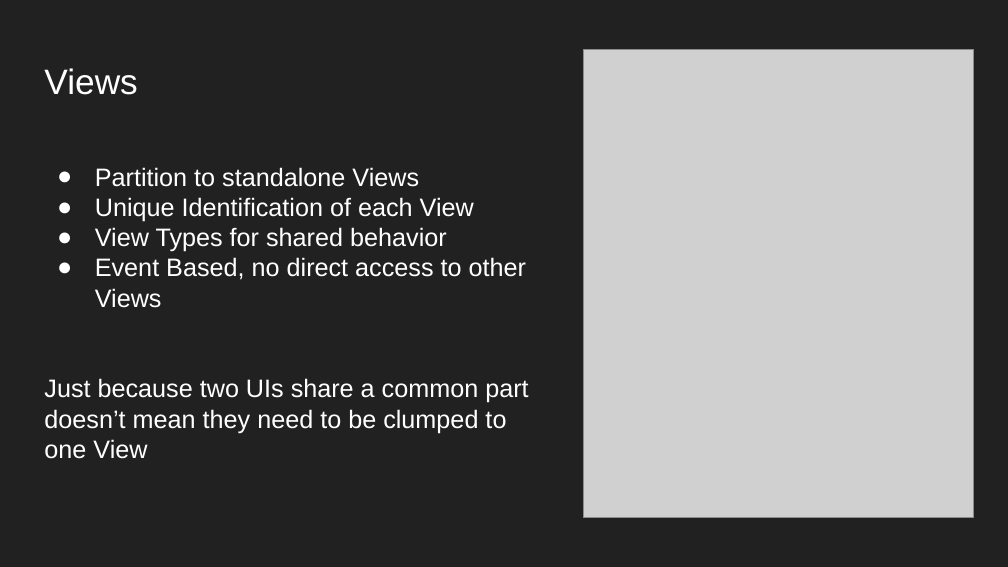
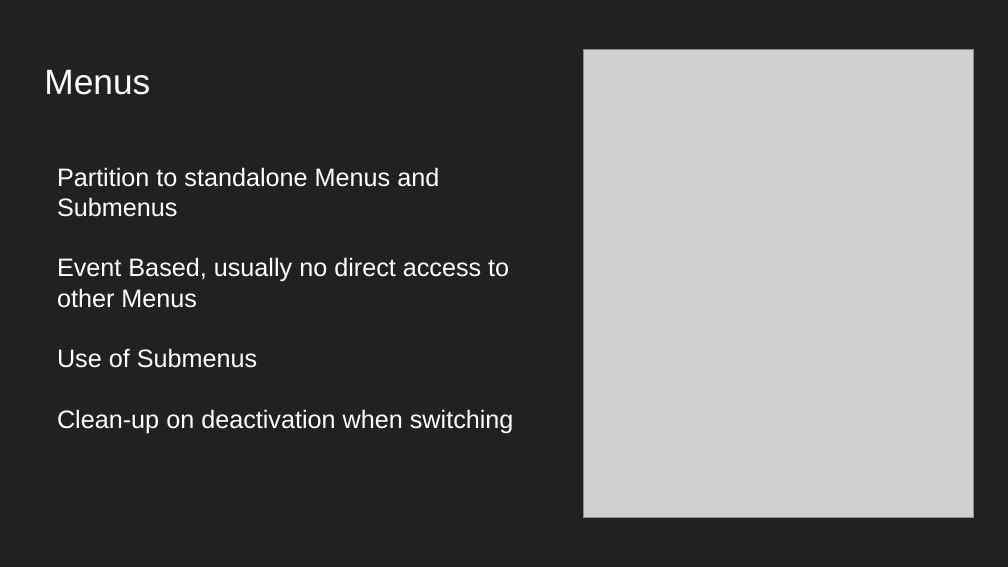
Before and after one commit to WotanCZ/MFF_UE_Lecture, a slide deck: slide 6 of UI/Unreal Engine Lecture - UI.pptx. Drawn at 1008x567 pixels with LibreOffice and Linux fonts; fonts in the diff are those of the drawing; grey boxes stand for pictures; background and template pictures are left out. Boxes give left, top, right and bottom in pixels: in the first picture for what was removed or moved away, otherwise in the second. Text is boxed around its words. In the diff, an @@ line names an element or a change of style, - is before the commit and + after.

```diff
--- a/UI/Unreal Engine Lecture - UI.pptx
+++ b/UI/Unreal Engine Lecture - UI.pptx
@@ title at (x1=44, y1=69, x2=150, y2=95): text changed @@
-Views
+Menus
@@ title at (x1=57, y1=167, x2=514, y2=433): text changed @@
-● Partition to standalone Views
-● Unique Identification of each View
-● View Types for shared behavior
-● Event Based, no direct access to other Views
-Just because two UIs share a common part doesn’t mean they need to be clumped to one View
+Partition to standalone Menus and Submenus
+Event Based, usually no direct access to other Menus
+Use of Submenus
+Clean-up on deactivation when switching
```
Also in this commit, not shown: 6 other slides changed, 4 slides added, 2 slides removed, 2 other files.
